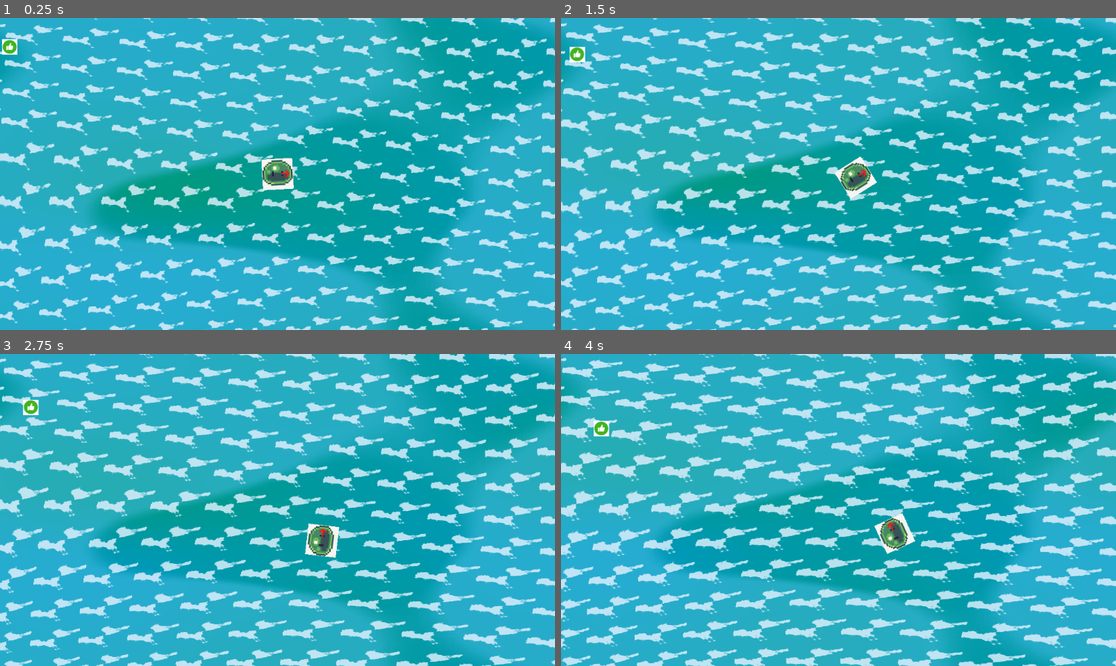
Above: before the commit, frames 1-4 (two rows, left to right).
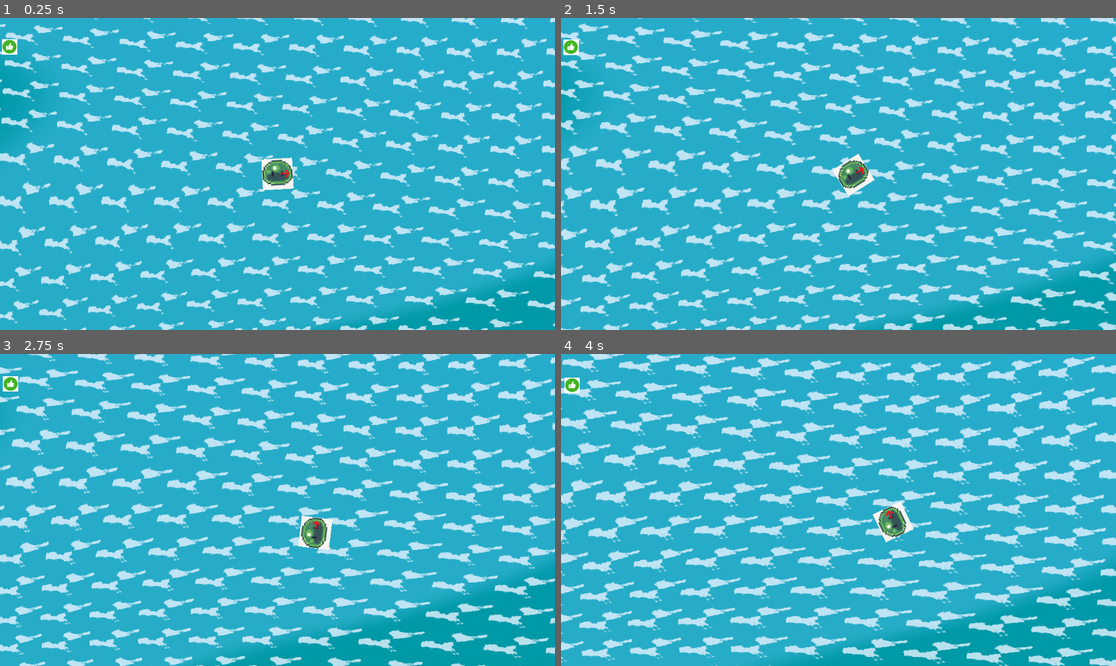
Above: after the commit, the same moments.

Repository: Of-Machines-and-Men/flotscum
Game: Godot game, scene res://scenes/levels/game_world.tscn
The game is run twice, just before and just after one commit, with the same random seed, the same clock (stepped at 60 frames per second) and the same inputs.
Inputs (mouse positions are in pixels of both pictures, inside the frame that each line leads up to):
- Up to frame 1 (0.25 s): no input
- Up to frame 2 (1.5 s): move the mouse to (960, 158) at 0.52 s; hold D (moveright) 0.53-1.28 s; move the mouse to (727, 189) at 1.27 s; hold S (movedown) from 1.28 s (still down)
- Up to frame 3 (2.75 s): move the mouse to (333, 441) at 2.02 s; release S (movedown) at 2.03 s; hold D (moveright) from 2.03 s (still down)
- Up to frame 4 (4 s): move the mouse to (810, 572) at 2.77 s; release D (moveright) at 2.78 s; hold W (moveup) 2.78-3.53 s; move the mouse to (1005, 556) at 3.52 s; hold A (moveleft) from 3.53 s (still down)

The runs differ from the first frame. In frame 1, 30% of the frame differs, in the area x 0-100%, y 0-100%; in frame 2, 53%; in frame 3, 61%; in frame 4, 65%.

Commit message:
wire up movement tracking into shader

Diff:
--- a/scenes/levels/ocean_background.gd
+++ b/scenes/levels/ocean_background.gd
@@ -1,6 +1,13 @@
 extends ColorRect
 
+@onready var _material: ShaderMaterial = material
 
 # Called when the node enters the scene tree for the first time.
 func _ready() -> void:
 	set_anchors_and_offsets_preset(Control.PRESET_FULL_RECT)
+	_material.set_shader_parameter("viewport_size", get_viewport_rect().size)
+
+func _process(_delta: float) -> void:
+	var camera = get_viewport().get_camera_2d()
+	if camera:
+		_material.set_shader_parameter("camera_position", camera.global_position)
--- a/scripts/managers/ocean_current_manager.gd
+++ b/scripts/managers/ocean_current_manager.gd
@@ -9,7 +9,7 @@
 const CURRENT_B_FREQUENCY := 0.15
 const WAVE_SCALE := 1.0
 
-@export var current_strength: float = 20.0
+@export var current_strength: float = 1.0
 
 var _time: float = 0.0
 
--- a/shaders/ocean.gdshader
+++ b/shaders/ocean.gdshader
@@ -5,6 +5,8 @@
 uniform vec2 wind_dir = vec2(0.5, 0.8);
 uniform float wind_speed : hint_range(0.0, 5.0) = 1.2;
 
+uniform vec2 camera_position = vec2(0.0);
+uniform vec2 viewport_size = vec2(1152.0, 648.0);
 uniform vec2 current_a_dir = vec2(0.7, 0.3);
 uniform vec2 current_b_dir = vec2(-0.3, 0.7);
 uniform float current_a_speed : hint_range(0.0, 5.0) = 0.2;
@@ -14,18 +16,21 @@
 
 // Deep water
 uniform sampler2D noise_texture : repeat_enable;
+uniform float deep_parallax_multiplier : hint_range(0.0, 1.0) = 0.2;
 uniform float time_scale : hint_range(0.0, 1.0) = 0.05;
 uniform vec4 deep_color_a : source_color = vec4(0.0, 0.6, 1.0, 1.0);
 uniform vec4 deep_color_b : source_color = vec4(0.0, 0.6, 0.5, 1.0);
 
 // Waves
 uniform sampler2D wave_noise_texture : repeat_enable;
+uniform float wave_parallax_multiplier : hint_range(0.0, 1.0) = 0.5;
 uniform float wave_scale : hint_range(0.0, 5.0) = 1.0;
 uniform float wave_strength : hint_range(0.0, 1) = 0.5;
 uniform vec4 wave_crest_color : source_color = vec4(0.3, 0.75, 0.9, 1.0);
 
 // Foam
 uniform sampler2D foam_noise_texture : repeat_enable;
+uniform float foam_parallax_multiplier : hint_range(0.0, 1.0) = 1.0;
 uniform float foam_scale : hint_range(1.0, 50.0) = 10.0;
 uniform float foam_noise_scale : hint_range(0.1, 5.0) = 2.0;
 uniform float foam_threshold : hint_range(0.0, 1.0) = 0.5;
@@ -34,9 +39,13 @@
 
 void fragment() {
 	// Deep water
-	vec2 uv = UV + TIME * time_scale;
-	float noise = texture(noise_texture, uv).r;
-	vec4 deep_water = mix(deep_color_a, deep_color_b, noise);
+	vec2 world_uv = UV + camera_position / viewport_size;
+	vec2 deep_uv = world_uv * deep_parallax_multiplier;
+	vec2 wave_uv = world_uv * wave_parallax_multiplier;
+	vec2 foam_uv = world_uv * foam_parallax_multiplier;
+
+	float deep_noise = texture(noise_texture, deep_uv).r;
+	vec4 deep_water = mix(deep_color_a, deep_color_b, deep_noise);
 
 	vec2 current_a = normalize(current_a_dir);
 	vec2 current_b = normalize(current_b_dir);
@@ -44,8 +53,8 @@
 	float speed_a = current_a_speed * (sin(TIME * current_a_frequency) * 0.5 + 0.5);
 	float speed_b = current_a_speed * (sin(TIME * current_b_frequency) * 0.5 + 0.5);
 
-	float wave_a = texture(wave_noise_texture, UV * wave_scale + current_a * TIME * 0.01 * speed_a).r;
-	float wave_b = texture(wave_noise_texture, UV * wave_scale + current_b * TIME * 0.01 * speed_b).r;
+	float wave_a = texture(wave_noise_texture, wave_uv * wave_scale + current_a * TIME * 0.01 * speed_a).r;
+	float wave_b = texture(wave_noise_texture, wave_uv * wave_scale + current_b * TIME * 0.01 * speed_b).r;
 
 	float wave = max(wave_a, wave_b);
 	wave = smoothstep(0.45, 0.55, wave);
@@ -53,11 +62,11 @@
 	vec4 surface = mix(deep_water, wave_crest_color, wave * wave_strength);
 
 	vec2 foam_warp = vec2(
-	    texture(noise_texture, UV * 0.5 + TIME * 0.02).r,
-	    texture(noise_texture, UV * 0.5 + TIME * 0.02 + vec2(0.4)).r
+	    texture(noise_texture, foam_uv * 0.5 + TIME * 0.02).r,
+	    texture(noise_texture, foam_uv * 0.5 + TIME * 0.02 + vec2(0.4)).r
 	) * 2.0 - 1.0;
-	vec2 foam_uv_a = (UV + foam_warp * 0.15) * foam_scale + current_a * TIME * 0.1 * speed_a;
-	vec2 foam_uv_b = (UV + foam_warp * 0.15) * foam_scale + current_b * TIME * 0.1 * speed_b;
+	vec2 foam_uv_a = (foam_uv + foam_warp * 0.15) * foam_scale + current_a * TIME * 0.1 * speed_a;
+	vec2 foam_uv_b = (foam_uv + foam_warp * 0.15) * foam_scale + current_b * TIME * 0.1 * speed_b;
 
 	float foam_a = texture(foam_noise_texture, foam_uv_a).r;
 	float foam_b = texture(foam_noise_texture, foam_uv_b).r;
